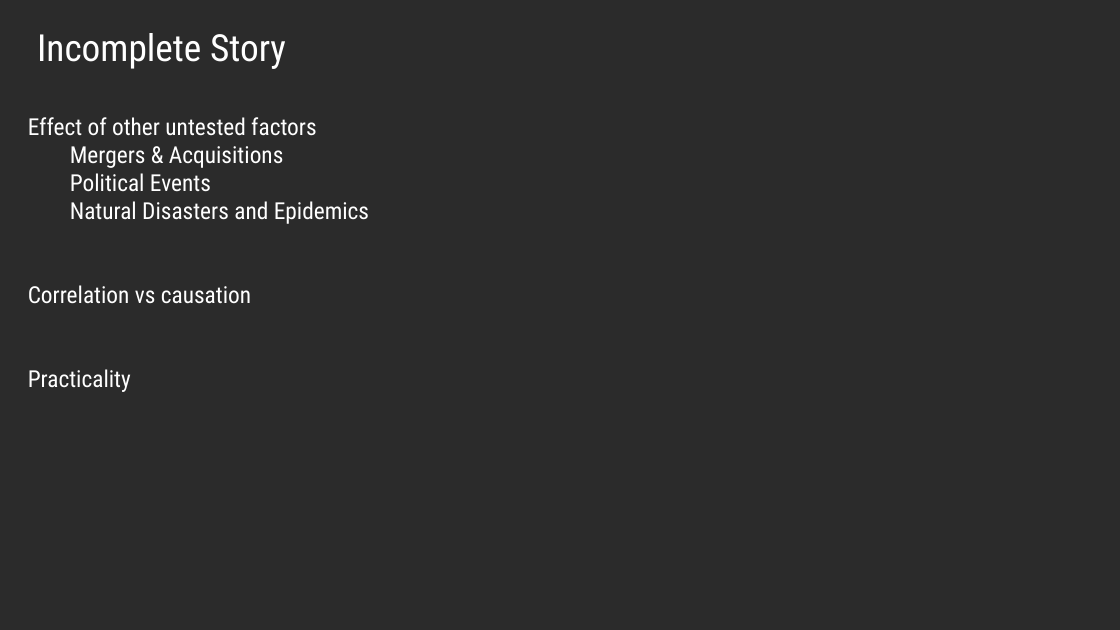
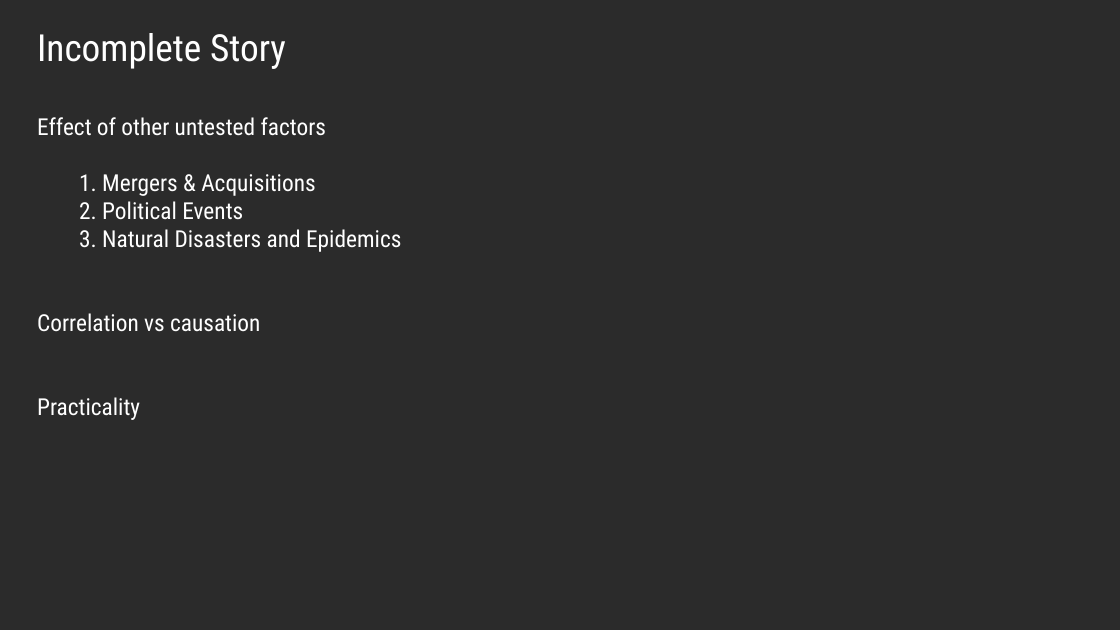
Before and after one commit to hannahcjy/Project1-Stock-Market-Correlationship, a slide deck: slide 5 of Group Project Presentation.pptx. Drawn at 1120x630 pixels with LibreOffice and Linux fonts; fonts in the diff are those of the drawing; background and template pictures are left out; a plain dark background stands for a picture behind light text. Boxes give left, top, right and bottom in pixels: in the first picture for what was removed or moved away, otherwise in the second. Text is boxed around its words. In the diff, an @@ line names an element or a change of style, - is before the commit and + after.

Commit message:
Updated Slides

```diff
--- a/Group Project Presentation.pptx
+++ b/Group Project Presentation.pptx
@@ text "Effect of other untested factors": place and size @@
-text "Effect of other untested factors" at (28,117,369,392)
+text "Effect of other untested factors" at (37,117,401,420)
@@ text at (79,174,401,252): text changed @@
-  Mergers & Acquisitions
-  Political Events
-  Natural Disasters and Epidemics
+  1. Mergers & Acquisitions
+  2. Political Events
+  3. Natural Disasters and Epidemics
```
Also in this commit, not shown: 1 other slide changed.
